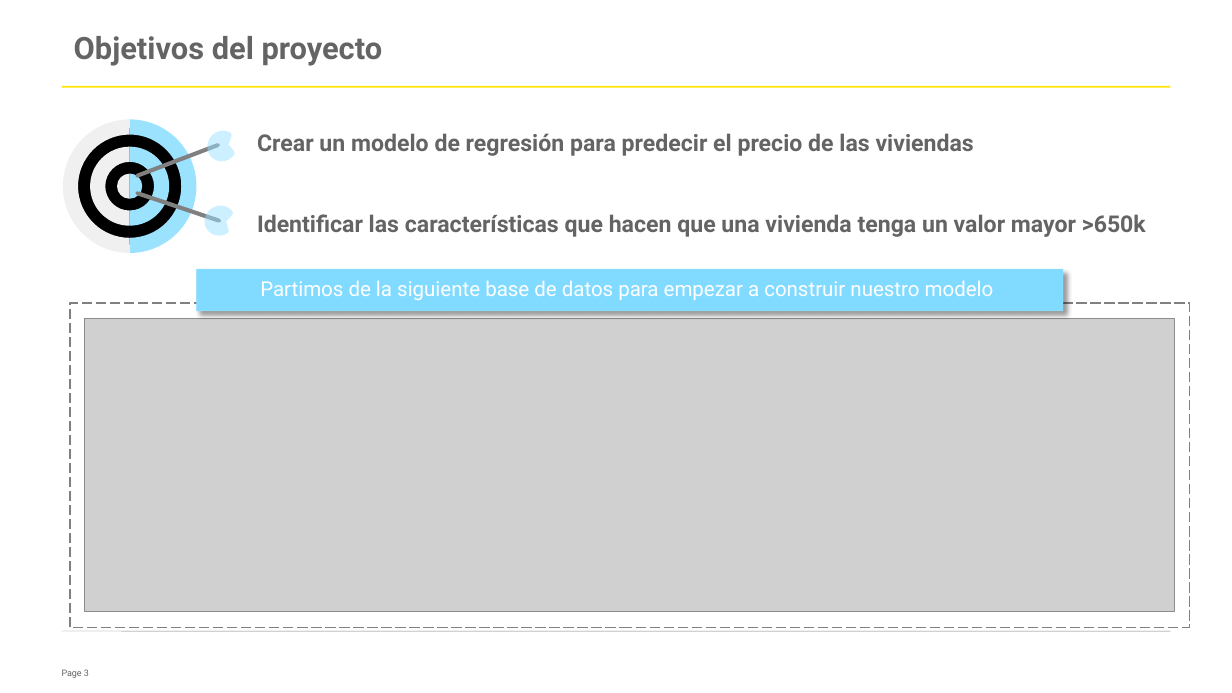
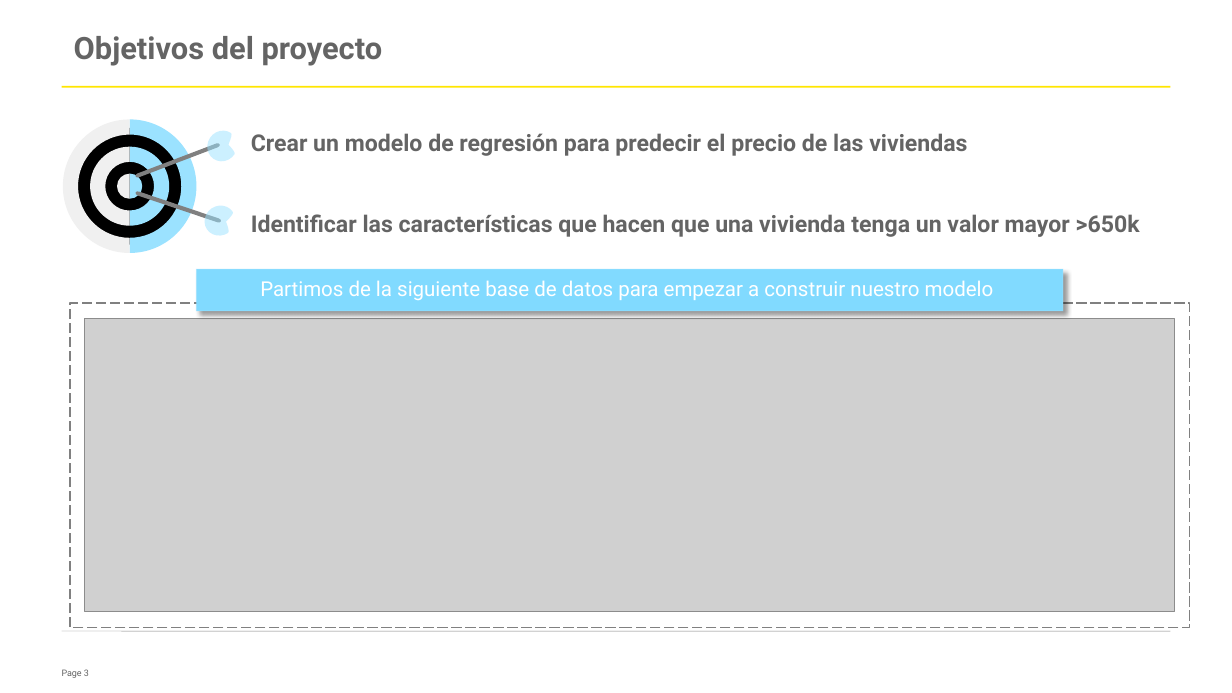
Before and after one commit to andreaevrard/EY_data_mid_bootcamp_project-regression_group_2, a slide deck: slide 3 of Presentación modelo de regresión - Mid Bootcamp Project.pptx. Drawn at 1232x693 pixels with LibreOffice and Linux fonts; fonts in the diff are those of the drawing; grey boxes stand for pictures; background and template pictures are left out. Boxes give left, top, right and bottom in pixels: in the first picture for what was removed or moved away, otherwise in the second. Text is boxed around its words. In the diff, an @@ line names an element or a change of style, - is before the commit and + after.

```diff
--- a/Presentación modelo de regresión - Mid Bootcamp Project.pptx
+++ b/Presentación modelo de regresión - Mid Bootcamp Project.pptx
@@ text "Crear un modelo de regresión ...": place and size @@
-text "Crear un modelo de regresión ..." at (257, 133, 974, 156)
+text "Crear un modelo de regresión ..." at (251, 133, 967, 156)
@@ text "Identificar las características que hacen ...": place and size @@
-text "Identificar las características que hacen ..." at (257, 214, 1146, 237)
+text "Identificar las características que hacen ..." at (251, 214, 1140, 237)
```
Also in this commit, not shown: 1 other slide changed, 1 other file.
